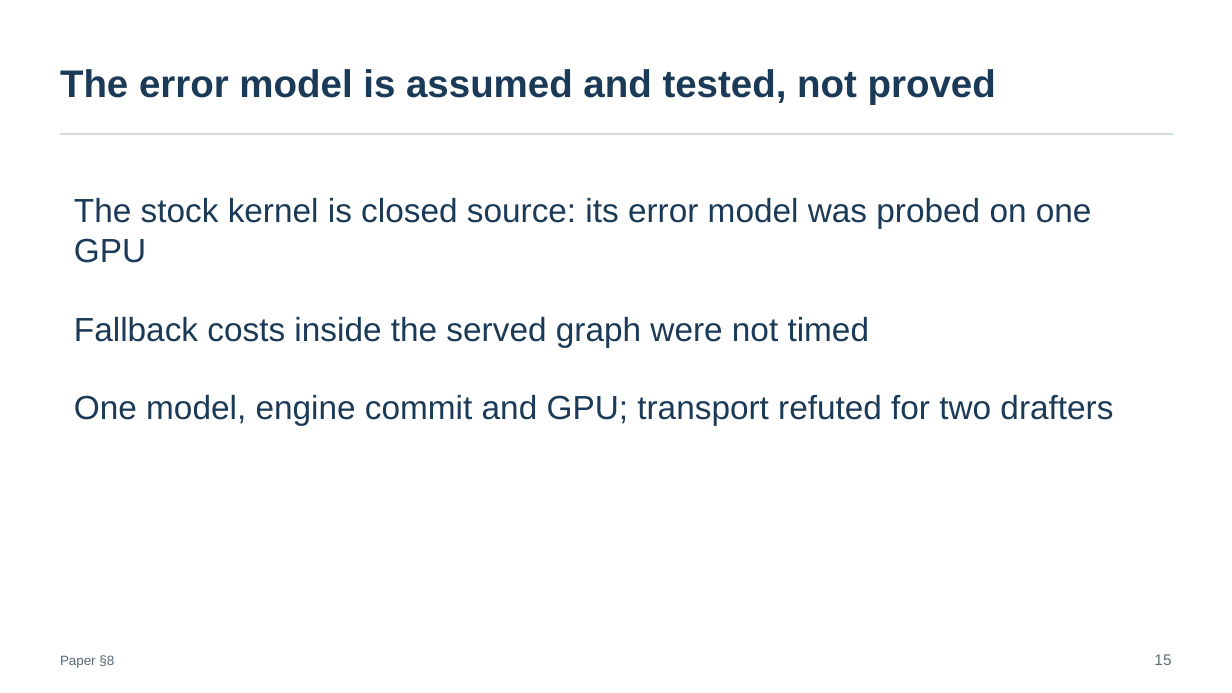
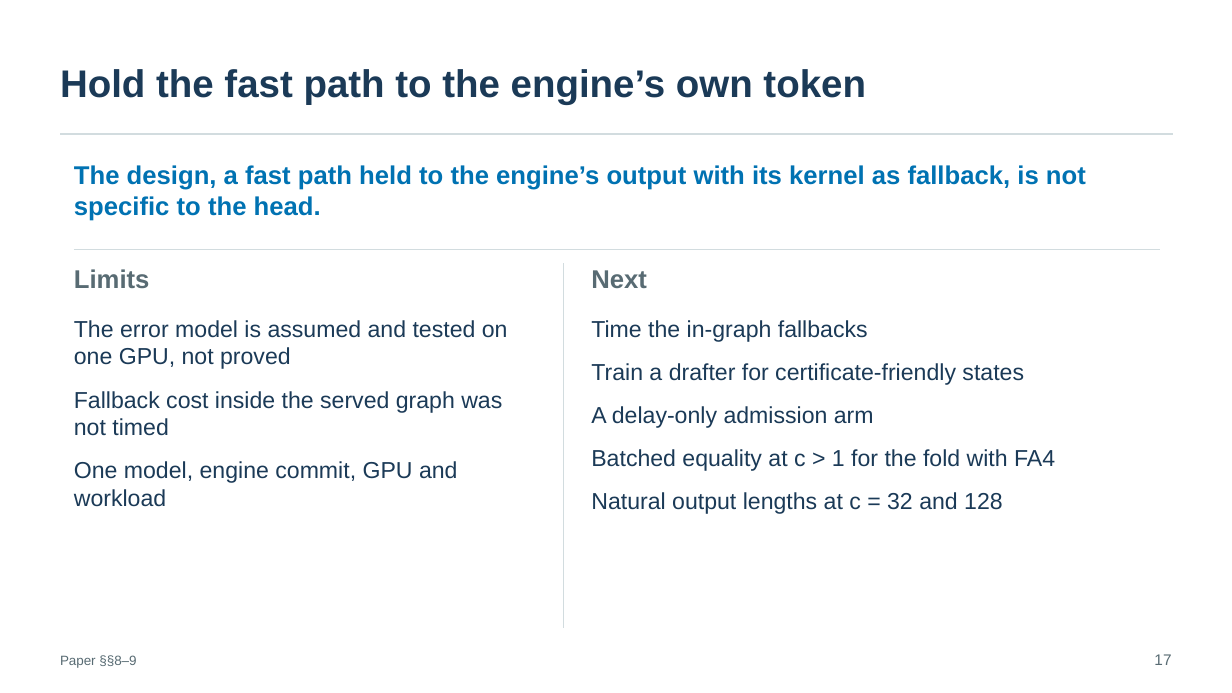
Before and after one commit to SamMausberg/verified-progress, a slide deck: slide 17 of presentation/verifier_paper_talk.pptx (slide 15 before the commit). Drawn at 1232x693 pixels with LibreOffice and Linux fonts; fonts in the diff are those of the drawing. Boxes give left, top, right and bottom in pixels: in the first picture for what was removed or moved away, otherwise in the second. Text is boxed around its words. In the diff, an @@ line names an element or a change of style, - is before the commit and + after.

```diff
--- a/presentation/verifier_paper_talk.pptx
+++ b/presentation/verifier_paper_talk.pptx
@@ text at [60, 69, 866, 105]: text changed @@
-The error model is assumed and tested, not proved
+Hold the fast path to the engine’s own token
@@ text added at [74, 165, 1086, 221], 20 pt, text #0072B2, bold @@
+The design, a fast path held to the engine’s output with its kernel as fallback, is not specific to the head.
@@ line added from (74, 250) to (1160, 250), #D2DCDF 1 pt @@
@@ text added at [74, 269, 150, 288], 20 pt, text #586B73, bold @@
+Limits
@@ line added from (564, 263) to (564, 628), #D2DCDF 1 pt @@
@@ text added at [591, 270, 647, 288], 20 pt, text #586B73, bold @@
+Next
@@ text at [74, 320, 508, 507]: text changed; size 26 to 18 pt @@
-The stock kernel is closed source: its error model was probed on one GPU
-Fallback costs inside the served graph were not timed
-One model, engine commit and GPU; transport refuted for two drafters
+The error model is assumed and tested on one GPU, not proved
+Fallback cost inside the served graph was not timed
+One model, engine commit, GPU and workload
@@ text added at [591, 320, 1055, 514], 18 pt, text #1B3A57 @@
+Time the in-graph fallbacks
+Train a drafter for certificate-friendly states
+A delay-only admission arm
+Batched equality at c > 1 for the fold with FA4
+Natural output lengths at c = 32 and 128
@@ text at [60, 655, 136, 668]: text changed @@
-Paper §8
+Paper §§8–9
@@ text at [1154, 654, 1171, 665]: text changed @@
-15
+17
```
Also in this commit, not shown: 27 other slides changed, 2 slides added, 2 slides removed, 3 other files.
